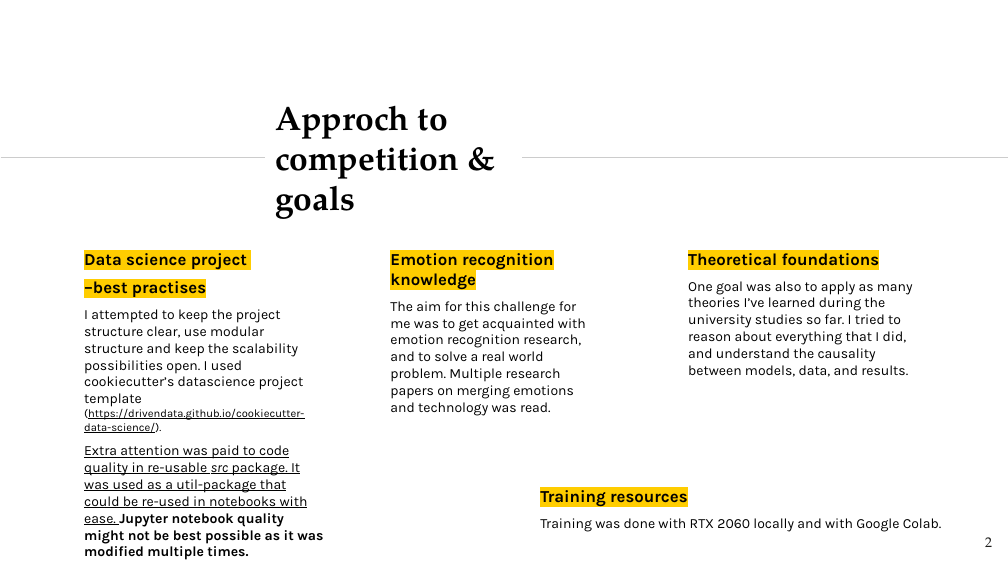
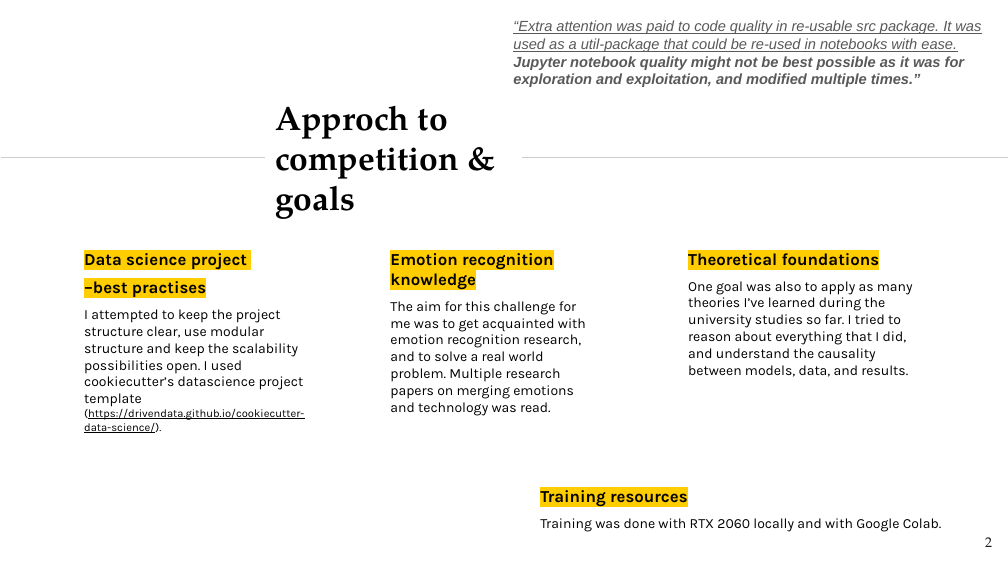
Before and after one commit to TeemuSo/Loop-Q-prize, a slide deck: slide 2 of reports/Emotion recognition - LoopQPrize.pptx. Drawn at 1008x567 pixels with LibreOffice and Linux fonts; fonts in the diff are those of the drawing. Boxes give left, top, right and bottom in pixels: in the first picture for what was removed or moved away, otherwise in the second. Text is boxed around its words. In the diff, an @@ line names an element or a change of style, - is before the commit and + after.

```diff
--- a/reports/Emotion recognition - LoopQPrize.pptx
+++ b/reports/Emotion recognition - LoopQPrize.pptx
@@ text added at box(513, 20, 981, 87), 10.5 pt, text #595959, italic, underline @@
+“Extra attention was paid to code quality in re-usable src package. It was used as a util-package that could be re-used in notebooks with ease. Jupyter notebook quality might not be best possible as it was for exploration and exploitation, and modified multiple times.”
@@ text at box(84, 445, 323, 560): paragraph removed @@
-Extra attention was paid to code quality in re-usable src package. It was used as a util-package that could be re-used in notebooks with ease. Jupyter notebook quality might not be best possible as it was modified multiple times.
```
Also in this commit, not shown: 14 other slides changed, 4 slides added, 3 slides removed, 7 other files.
